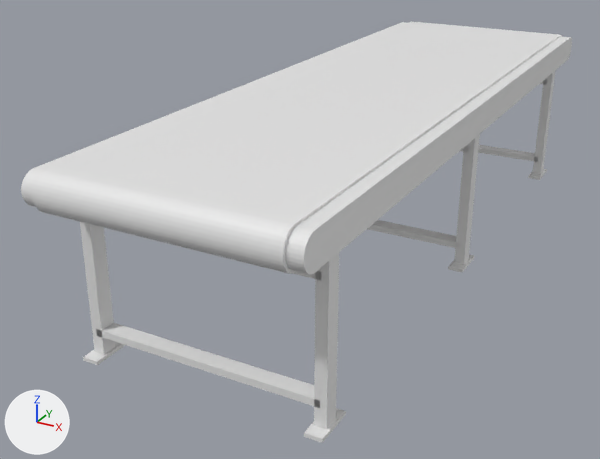
Before and after pictures for a commit that changed the Blender file assets/foerderband/foerderband.blend.
Rendered twice from a 50 mm lens placed at (2.69, -6.14, 2.43), pointed at (-0.42, -0.49, -0.4). Arrows for +X, +Y and +Z are at lower left; the lights stay in place.

Names of what the first picture shows: 'gitter', 'gitter.001', 'gitter.002', 'laufband', 'laufband.001'.
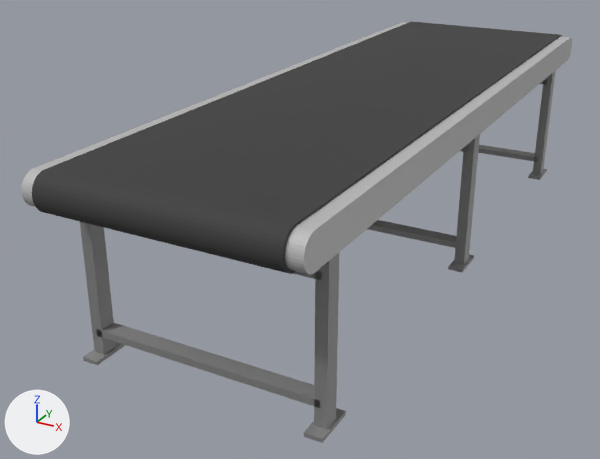
Location of each change, [x1, y1, x2, y2] in pixels of the pictures (600 x 459 px):
'laufband.001', recoloured (white to grey)
    both: [32, 21, 562, 274]
'laufband', recoloured
    both: [21, 22, 572, 274]
'gitter.002', recoloured
    both: [80, 222, 346, 443]
'gitter', recoloured
    both: [367, 134, 480, 272]
'gitter.001', recoloured
    both: [478, 70, 556, 180]

The change, as a diff of the scene's bpy script:
```diff
--- a/assets/foerderband/foerderband.blend.py
+++ b/assets/foerderband/foerderband.blend.py
@@ mat_laufband_metallisch @@
+mat_laufband_metallisch = principled_material('laufband_metallisch')
+mat_laufband_metallisch.base_color = (0.5, 0.5, 0.5)  # grey #bcbcbc
@@ mat_stange_metall @@
+mat_stange_metall = principled_material('stange_metall')
+mat_stange_metall.base_color = (0.5, 0.5, 0.5)  # grey #bcbcbc
+mat_stange_metall.metallic = 1.0
+mat_stange_metall.roughness = 0.8
@@ mat_laufband_gummi @@
+mat_laufband_gummi = principled_material('laufband_gummi')
+mat_laufband_gummi.base_color = (0.0448, 0.0448, 0.0448)  # black #3c3c3c
+mat_laufband_gummi.roughness = 0.8
@@ me_cube @@
 me_cube.from_pydata(...)  # 48 vertices, 36 faces; spans x -0.91..0.91, y -0.15..0.15, z -0.64..0.57
+me_cube.materials.append(mat_stange_metall)  # grey #bcbcbc
@@ me_cube_002 @@
 me_cube_002.from_pydata(...)  # 68 vertices, 42 faces; spans x -0.83..0.83, y -2.96..2.96, z -0.41..-0.14
+me_cube_002.materials.append(mat_laufband_gummi)  # black #3c3c3c
@@ me_cube_008 @@
 me_cube_008.from_pydata(...)  # 48 vertices, 36 faces; spans x -0.91..0.91, y -0.15..0.15, z -0.64..0.57
+me_cube_008.materials.append(mat_stange_metall)  # grey #bcbcbc
@@ me_cube_009 @@
 me_cube_009.from_pydata(...)  # 48 vertices, 36 faces; spans x -0.91..0.91, y -0.15..0.15, z -0.64..0.57
+me_cube_009.materials.append(mat_stange_metall)  # grey #bcbcbc
@@ me_cube_001 @@
 me_cube_001.from_pydata(...)  # 68 vertices, 42 faces; spans x -0.94..0.94, y -2.95..2.93, z -0.39..-0.16
+me_cube_001.materials.append(mat_laufband_metallisch)  # grey #bcbcbc
```
